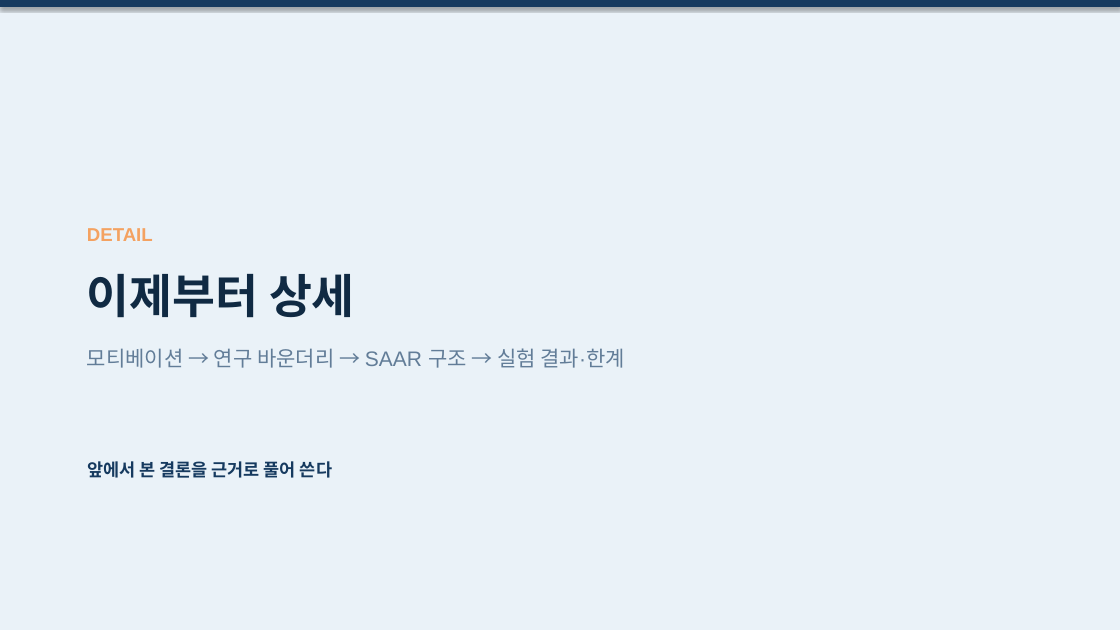
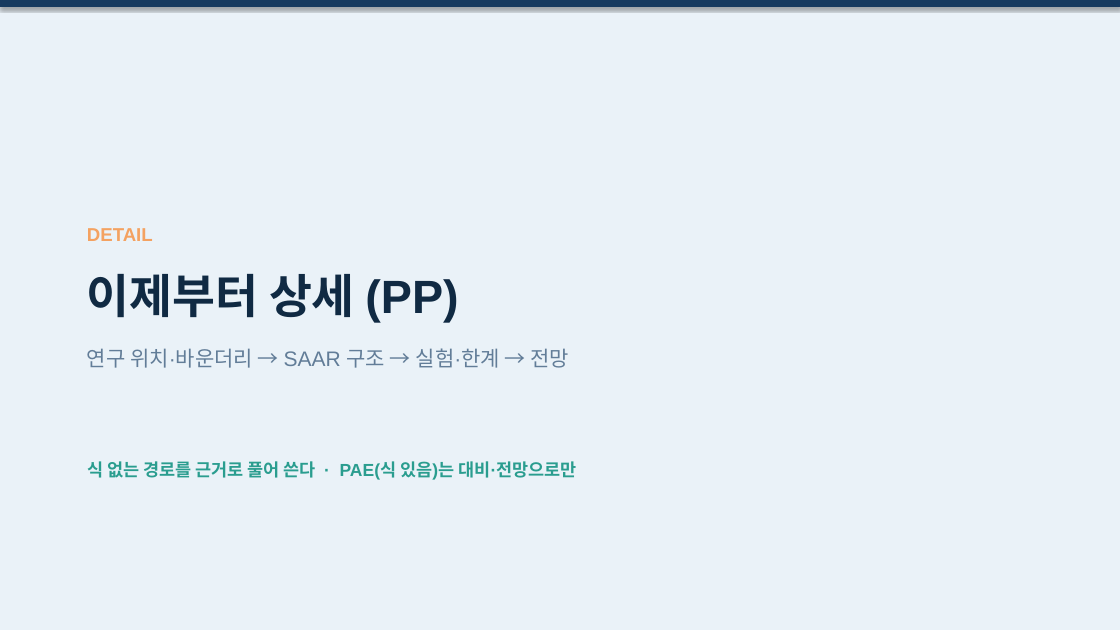
Before and after one commit to amumujs-create/pp_pae_total, a slide deck: slide 8 of output/PP_Research_Detailed_v2.pptx (slide 6 before the commit). Drawn at 1120x630 pixels with LibreOffice and Linux fonts; fonts in the diff are those of the drawing. Boxes give left, top, right and bottom in pixels: in the first picture for what was removed or moved away, otherwise in the second. Text is boxed around its words. In the diff, an @@ line names an element or a change of style, - is before the commit and + after.

```diff
--- a/output/PP_Research_Detailed_v2.pptx
+++ b/output/PP_Research_Detailed_v2.pptx
@@ text at (x1=87, y1=274, x2=458, y2=322): text changed @@
-이제부터 상세
+이제부터 상세 (PP)
@@ text at (x1=87, y1=348, x2=569, y2=368): text changed @@
-모티베이션 → 연구 바운더리 → SAAR 구조 → 실험 결과·한계
+연구 위치·바운더리 → SAAR 구조 → 실험·한계 → 전망
@@ text at (x1=87, y1=461, x2=577, y2=480): text changed; text colour #163A5F to #2A9D8F @@
-앞에서 본 결론을 근거로 풀어 쓴다
+식 없는 경로를 근거로 풀어 쓴다 · PAE(식 있음)는 대비·전망으로만
```
Also in this commit, not shown: 64 other slides changed, 3 slides added, 2 slides removed, 1 other file.
